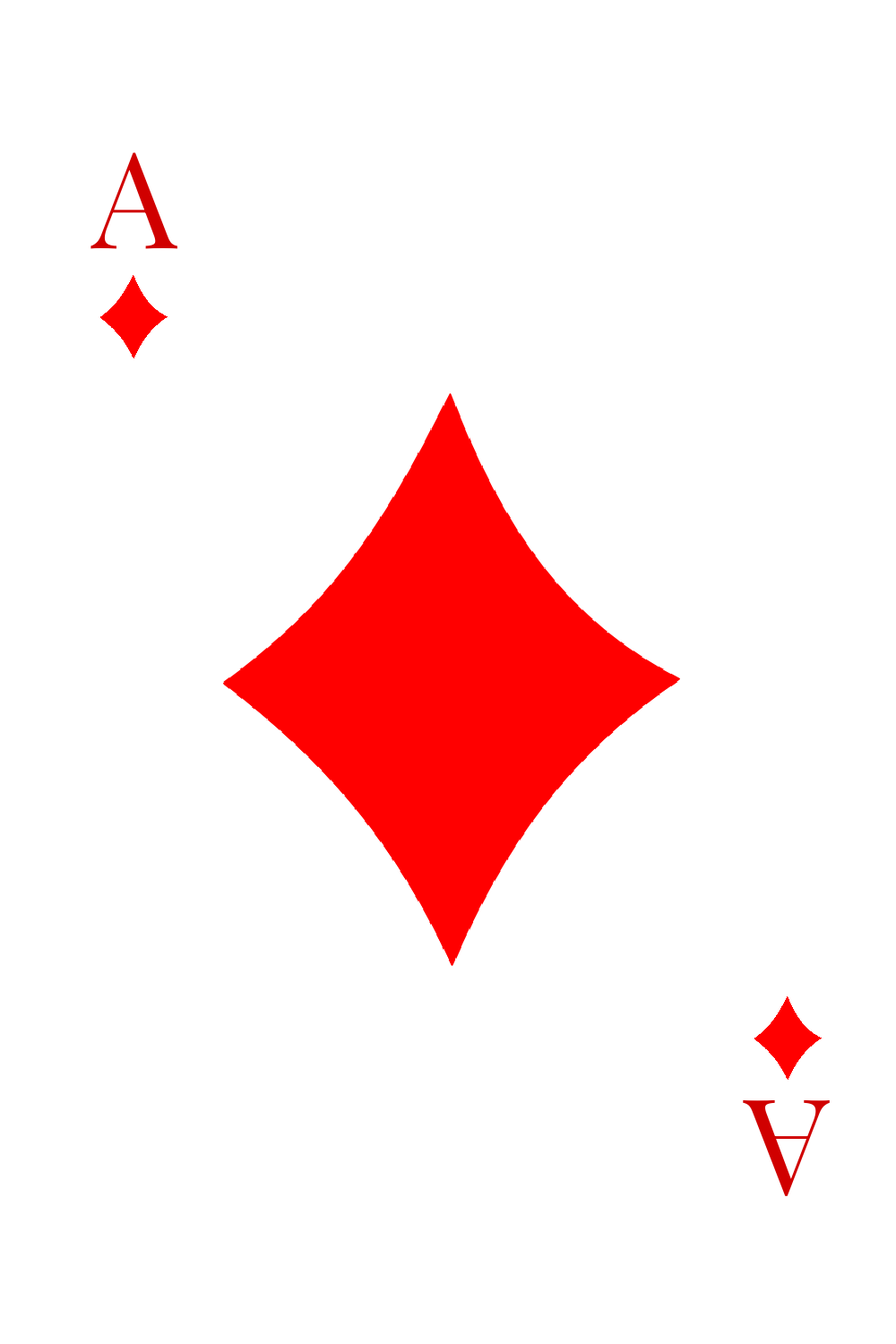
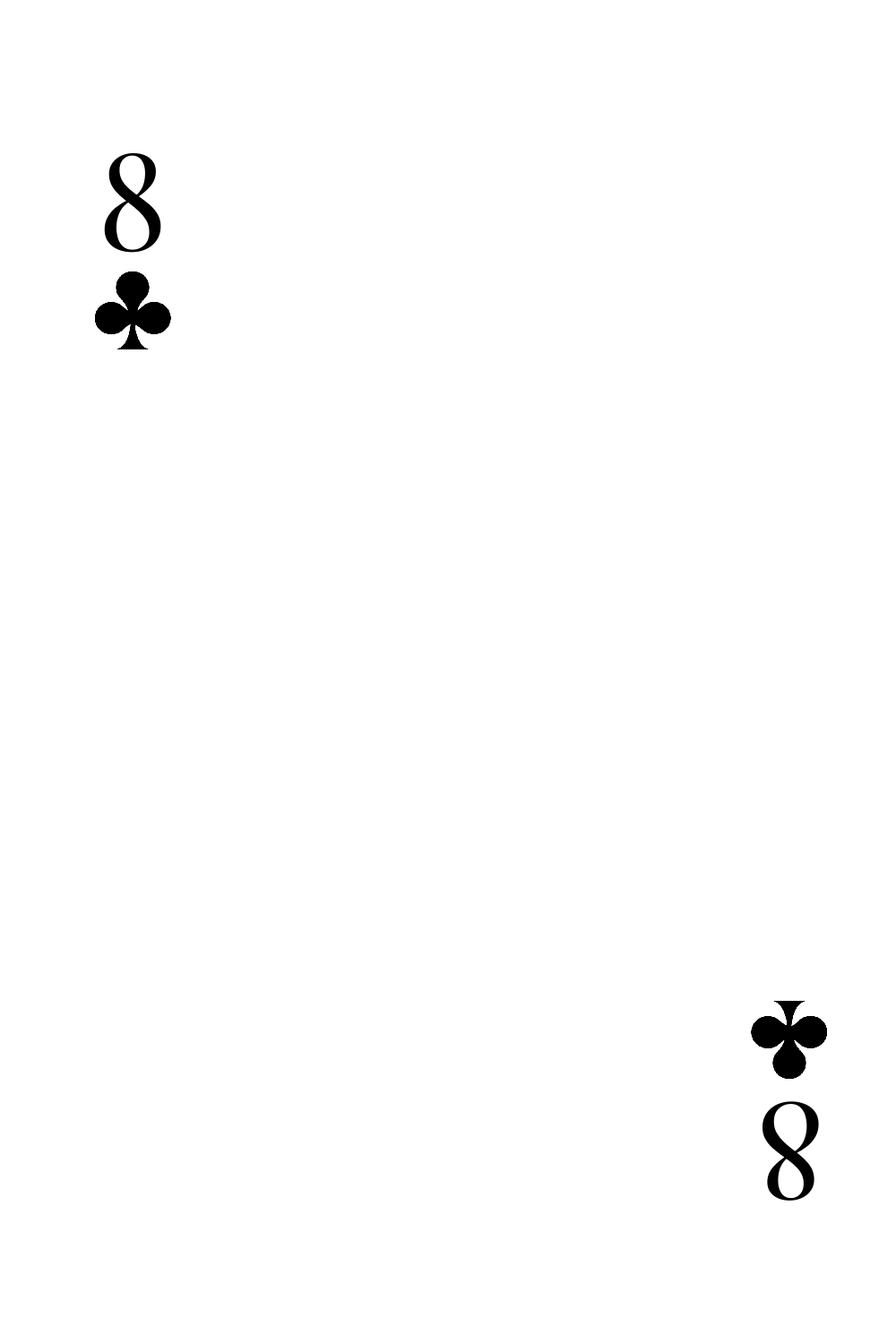
The second 896px x 1344px image is a revision of the first. Changes to its layers:
removed layer "MiddleImage" over (x1=223, y1=393, x2=680, y2=966)
renamed "BottomImage" to "Copy of 13340927041801294206Club Symbol.svg.med.png", moved it above "13340927041801294206Club Symbol.svg.med.png", painted on it over (x1=742, y1=995, x2=830, y2=1147)
renamed "TopImage" to "13340927041801294206Club Symbol.svg.med.png", moved it above "BottomRightText", painted on it over (x1=90, y1=229, x2=172, y2=359)
painted on "White Background" over (x1=90, y1=152, x2=830, y2=1201)
